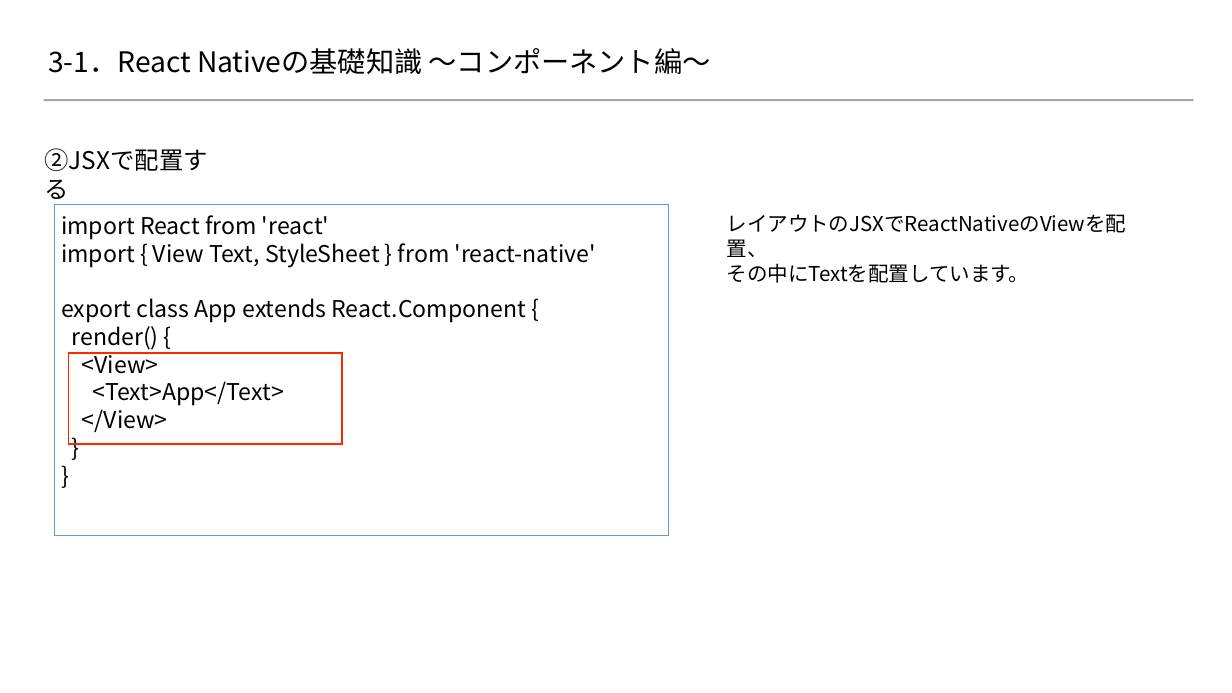
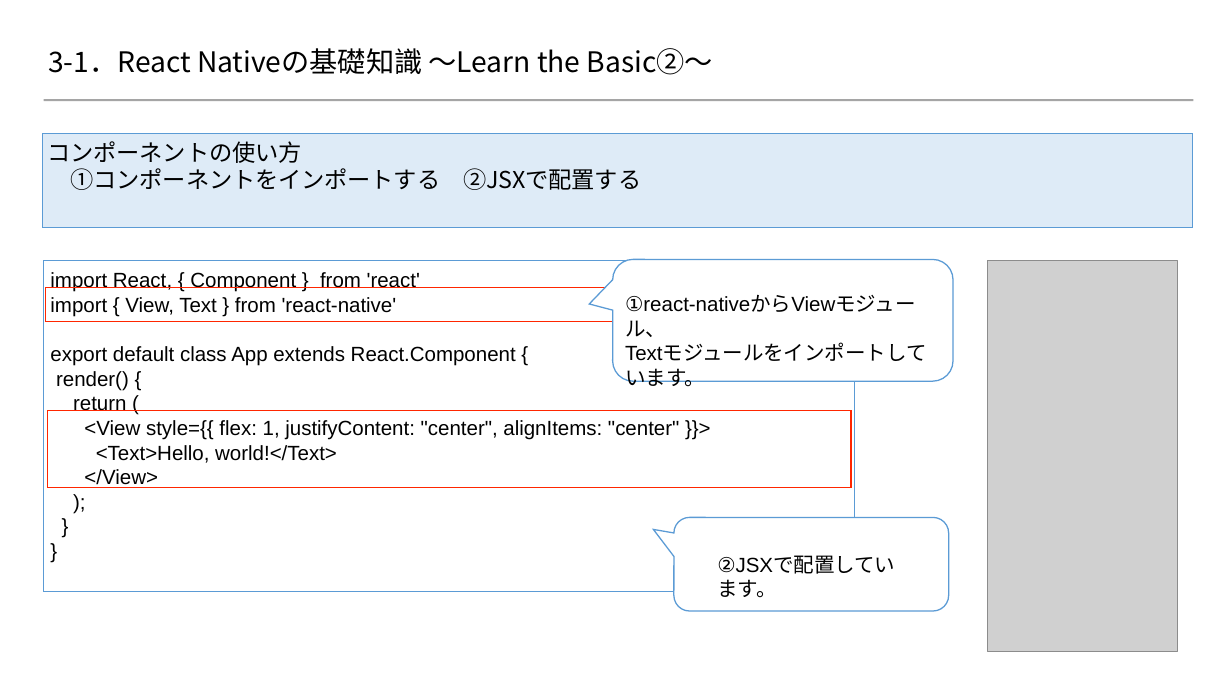
Before and after one commit to 2018SYSTEMI34/diary, a slide deck: slide 2 of doc/02_SlideShare/01.ネタ/３_ReactNative基礎知識/react-native.pptx (slide 3 before the commit). Drawn at 1232x693 pixels with LibreOffice and Linux fonts; fonts in the diff are those of the drawing; grey boxes stand for pictures; background and template pictures are left out. Boxes give left, top, right and bottom in pixels: in the first picture for what was removed or moved away, otherwise in the second. Text is boxed around its words. In the diff, an @@ line names an element or a change of style, - is before the commit and + after.

Commit message:
ReactNative基礎知識_ページ追加
ReactNative基礎知識_ページ追加

```diff
--- a/doc/02_SlideShare/01.ネタ/３_ReactNative基礎知識/react-native.pptx
+++ b/doc/02_SlideShare/01.ネタ/３_ReactNative基礎知識/react-native.pptx
@@ title at [48,48,713,75]: text changed @@
-3-1．React Nativeの基礎知識 ～コンポーネント編～
+3-1．React Nativeの基礎知識 ～Learn the Basic②～
@@ text added at [43,133,1192,227], fill #DEEBF7, outline #5B9BD5 1 pt, 18 pt, text #000000 @@
+コンポーネントの使い方
+①コンポーネントをインポートする ②JSXで配置する
@@ text removed at [40,154,226,194] @@
-②JSXで配置する
@@ text removed at [727,214,1127,283] @@
-レイアウトのJSXでReactNativeのViewを配置、
-その中にTextを配置しています。
@@ rectangle: place and size @@
-rectangle at [55,204,669,535]
+rectangle at [43,261,855,592]
@@ text at [50,272,679,488]: paragraph added @@
+);
@@ text "import React, { Component } ...": place and size @@
-text "import React, { Component } ..." at [61,215,596,432]
+text "import React, { Component } ..." at [50,272,679,488]
@@ rounded speech box added at [613,260,953,382], fill #FFFFFF, outline #5B9BD5 1 pt @@
@@ picture added at [988,261,1177,652] @@
@@ rectangle added at [45,287,658,322], outline #FF2600 1 pt @@
@@ text at [50,272,516,366]: text changed; size 18 to 16 pt; font Noto Sans CJK JP to Arial @@
-import React from 'react'
-import { View Text, StyleSheet } from 'react-native'
-export class App extends React.Component {
+import React, { Component } from 'react'
+import { View, Text } from 'react-native'
+export default class App extends React.Component {
@@ text added at [625,320,705,386], 16 pt, text #000000 @@
+①react-nativeからViewモジュール、
+Textモジュールをインポートしています。
@@ rectangle removed at [69,353,343,444] @@
@@ text at [56,371,158,488]: size 18 to 16 pt, font Noto Sans CJK JP to Arial in "render() {", "</View>", "}", "}" @@
@@ rectangle added at [47,411,851,488], outline #FF2600 1 pt @@
@@ text at [73,396,679,463]: text changed; size 18 to 16 pt; font Noto Sans CJK JP to Arial @@
-<View>
-<Text>App</Text>
+return (
+<View style={{ flex: 1, justifyContent: "center", alignItems: "center" }}>
+<Text>Hello, world!</Text>
@@ rounded speech box added at [674,518,948,611], fill #FFFFFF, outline #5B9BD5 1 pt @@
@@ text added at [717,579,776,597], 16 pt, text #000000 @@
+②JSXで配置しています。
```
Also in this commit, not shown: 2 other slides changed, 6 slides added, 2 slides removed.
